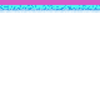
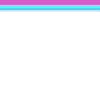
Revision of a layered (100, 100) image; what changed, layer by layer:
painted on "Base Tile" over [0, 3, 100, 13]
